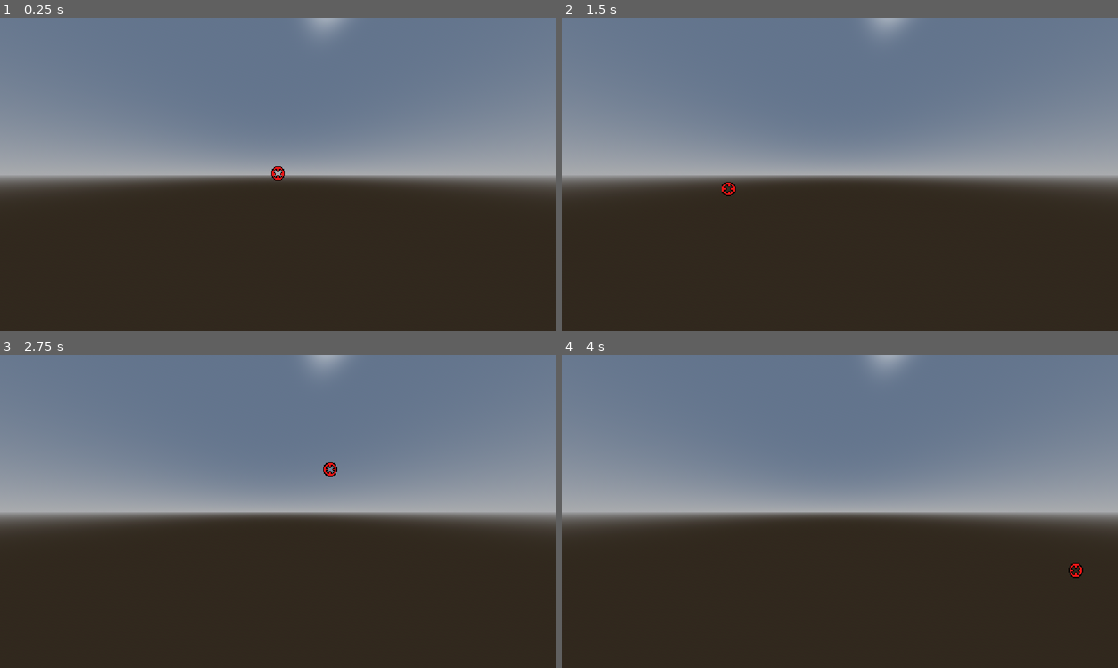
Above: before the commit, frames 1-4 (two rows, left to right).
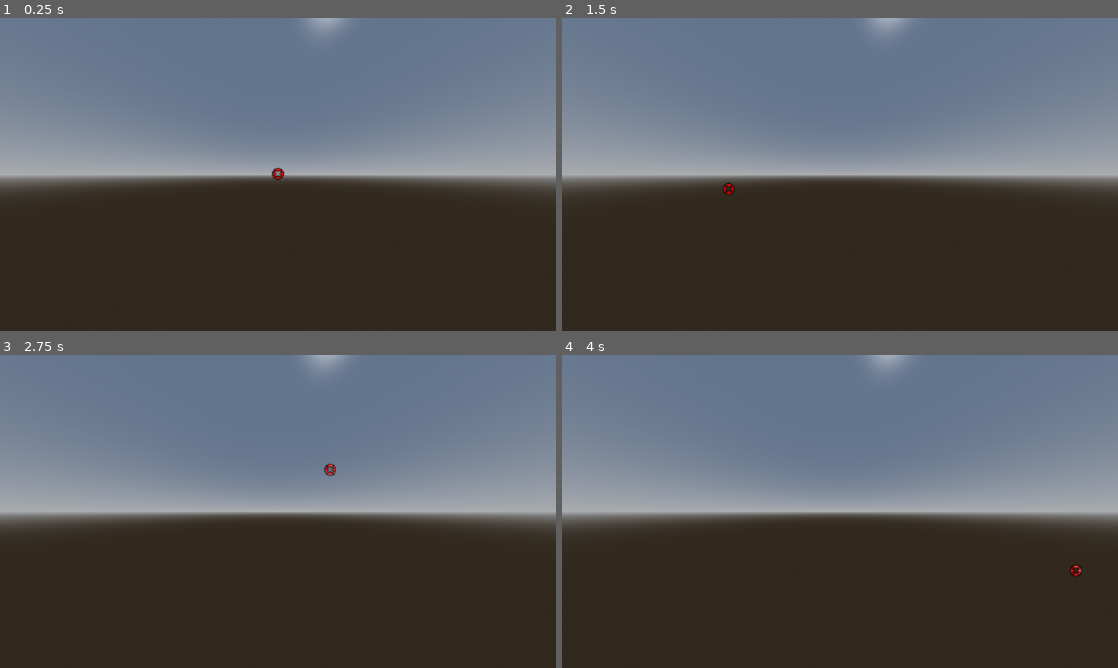
Above: after the commit, the same moments.

Repository: nugamestudioclub/dartuna
Game: Godot game, scene res://scenes/node_3d.tscn
Two runs of this game, one before a commit and one after it. Both use one fixed random seed, a clock stepped at 60 frames per second and the inputs below.
Inputs (mouse positions are in pixels of both pictures, inside the frame that each line leads up to):
- Up to frame 1 (0.25 s): no input
- Up to frame 2 (1.5 s): tap Enter at 0.5 s; move the mouse to (962, 158) at 0.52 s; press the mouse at (962, 158) at 0.53 s; move the mouse to (728, 190) at 1.27 s; release the mouse at (728, 190) at 1.28 s; click (728, 190) at 1.35 s
- Up to frame 3 (2.75 s): tap Space at 2 s; move the mouse to (333, 442) at 2.02 s; press the mouse at (333, 442) at 2.03 s
- Up to frame 4 (4 s): move the mouse to (812, 574) at 2.77 s; release the mouse at (812, 574) at 2.78 s; click (812, 574) at 2.85 s; tap Enter at 3.5 s; move the mouse to (1006, 558) at 3.52 s; press the mouse at (1006, 558) at 3.53 s

The runs differ from the first frame. In frame 1, less than 0.1% of the frame differs, in the area x 48-52%, y 47-52%; in frame 2, less than 0.1%; in frame 3, less than 0.1%, in the area x 58-61%, y 34-39%; in frame 4, less than 0.1%.

Commit message:
Working Animated Reticle
Probably a better way to do this but I made the original mesh instance transparent and set the animated sprite of the reticle to inside of it. If something isn't working in regards to physics it might be the invisible mesh instance used as a medium to move the animated sprite 3D.

Diff:
--- a/scenes/node_3d.tscn
+++ b/scenes/node_3d.tscn
@@ -2,6 +2,8 @@
 
 [ext_resource type="PackedScene" uid="uid://724ggrqjqmen" path="res://scenes/cam_handler.tscn" id="2_5t4e2"]
 [ext_resource type="Texture2D" uid="uid://5kuc8ch2bwre" path="res://assets/sprites/crosshair_for_dartuna-1.png.png" id="2_ns6u7"]
+[ext_resource type="Script" uid="uid://dhf6wxqx56lm2" path="res://scenes/reticle_mesh.gd" id="3_oqwcg"]
+[ext_resource type="Texture2D" uid="uid://bmss5k0eb6axk" path="res://assets/sprites/sprite_sheet_for_dartuna_crosshair.png" id="3_xvgsr"]
 
 [sub_resource type="ProceduralSkyMaterial" id="ProceduralSkyMaterial_ns6u7"]
 sky_horizon_color = Color(0.66224277, 0.6717428, 0.6867428, 1)
@@ -23,7 +25,373 @@
 disable_ambient_light = true
 disable_fog = true
 albedo_texture = ExtResource("2_ns6u7")
+albedo_texture_msdf = true
 texture_filter = 0
+
+[sub_resource type="AtlasTexture" id="AtlasTexture_a6664"]
+atlas = ExtResource("3_xvgsr")
+region = Rect2(0, 0, 32, 32)
+
+[sub_resource type="AtlasTexture" id="AtlasTexture_10v3s"]
+atlas = ExtResource("3_xvgsr")
+region = Rect2(32, 0, 32, 32)
+
+[sub_resource type="AtlasTexture" id="AtlasTexture_cptob"]
+atlas = ExtResource("3_xvgsr")
+region = Rect2(64, 0, 32, 32)
+
+[sub_resource type="AtlasTexture" id="AtlasTexture_b2yaj"]
+atlas = ExtResource("3_xvgsr")
+region = Rect2(96, 0, 32, 32)
+
+[sub_resource type="AtlasTexture" id="AtlasTexture_q712h"]
+atlas = ExtResource("3_xvgsr")
+region = Rect2(128, 0, 32, 32)
+
+[sub_resource type="AtlasTexture" id="AtlasTexture_1enmr"]
+atlas = ExtResource("3_xvgsr")
+region = Rect2(160, 0, 32, 32)
+
+[sub_resource type="AtlasTexture" id="AtlasTexture_aj7ea"]
+atlas = ExtResource("3_xvgsr")
+region = Rect2(192, 0, 32, 32)
+
+[sub_resource type="AtlasTexture" id="AtlasTexture_umdqk"]
+atlas = ExtResource("3_xvgsr")
+region = Rect2(0, 32, 32, 32)
+
+[sub_resource type="AtlasTexture" id="AtlasTexture_6l3rs"]
+atlas = ExtResource("3_xvgsr")
+region = Rect2(32, 32, 32, 32)
+
+[sub_resource type="AtlasTexture" id="AtlasTexture_2u1at"]
+atlas = ExtResource("3_xvgsr")
+region = Rect2(64, 32, 32, 32)
+
+[sub_resource type="AtlasTexture" id="AtlasTexture_dn2ro"]
+atlas = ExtResource("3_xvgsr")
+region = Rect2(96, 32, 32, 32)
+
+[sub_resource type="AtlasTexture" id="AtlasTexture_hup21"]
+atlas = ExtResource("3_xvgsr")
+region = Rect2(128, 32, 32, 32)
+
+[sub_resource type="AtlasTexture" id="AtlasTexture_4cwgp"]
+atlas = ExtResource("3_xvgsr")
+region = Rect2(160, 32, 32, 32)
+
+[sub_resource type="AtlasTexture" id="AtlasTexture_dvicb"]
+atlas = ExtResource("3_xvgsr")
+region = Rect2(192, 32, 32, 32)
+
+[sub_resource type="AtlasTexture" id="AtlasTexture_bvueo"]
+atlas = ExtResource("3_xvgsr")
+region = Rect2(0, 64, 32, 32)
+
+[sub_resource type="AtlasTexture" id="AtlasTexture_d7w74"]
+atlas = ExtResource("3_xvgsr")
+region = Rect2(32, 64, 32, 32)
+
+[sub_resource type="AtlasTexture" id="AtlasTexture_0814m"]
+atlas = ExtResource("3_xvgsr")
+region = Rect2(64, 64, 32, 32)
+
+[sub_resource type="AtlasTexture" id="AtlasTexture_yagcb"]
+atlas = ExtResource("3_xvgsr")
+region = Rect2(96, 64, 32, 32)
+
+[sub_resource type="AtlasTexture" id="AtlasTexture_bnfrd"]
+atlas = ExtResource("3_xvgsr")
+region = Rect2(128, 64, 32, 32)
+
+[sub_resource type="AtlasTexture" id="AtlasTexture_05pwu"]
+atlas = ExtResource("3_xvgsr")
+region = Rect2(160, 64, 32, 32)
+
+[sub_resource type="AtlasTexture" id="AtlasTexture_lr7et"]
+atlas = ExtResource("3_xvgsr")
+region = Rect2(192, 64, 32, 32)
+
+[sub_resource type="AtlasTexture" id="AtlasTexture_pyrfw"]
+atlas = ExtResource("3_xvgsr")
+region = Rect2(0, 96, 32, 32)
+
+[sub_resource type="AtlasTexture" id="AtlasTexture_oliio"]
+atlas = ExtResource("3_xvgsr")
+region = Rect2(32, 96, 32, 32)
+
+[sub_resource type="AtlasTexture" id="AtlasTexture_7sl08"]
+atlas = ExtResource("3_xvgsr")
+region = Rect2(64, 96, 32, 32)
+
+[sub_resource type="AtlasTexture" id="AtlasTexture_r06vm"]
+atlas = ExtResource("3_xvgsr")
+region = Rect2(96, 96, 32, 32)
+
+[sub_resource type="AtlasTexture" id="AtlasTexture_sq23n"]
+atlas = ExtResource("3_xvgsr")
+region = Rect2(128, 96, 32, 32)
+
+[sub_resource type="AtlasTexture" id="AtlasTexture_n5nrx"]
+atlas = ExtResource("3_xvgsr")
+region = Rect2(160, 96, 32, 32)
+
+[sub_resource type="AtlasTexture" id="AtlasTexture_xip8t"]
+atlas = ExtResource("3_xvgsr")
+region = Rect2(192, 96, 32, 32)
+
+[sub_resource type="AtlasTexture" id="AtlasTexture_mds1h"]
+atlas = ExtResource("3_xvgsr")
+region = Rect2(0, 128, 32, 32)
+
+[sub_resource type="AtlasTexture" id="AtlasTexture_dl4ih"]
+atlas = ExtResource("3_xvgsr")
+region = Rect2(32, 128, 32, 32)
+
+[sub_resource type="AtlasTexture" id="AtlasTexture_h0k7y"]
+atlas = ExtResource("3_xvgsr")
+region = Rect2(64, 128, 32, 32)
+
+[sub_resource type="AtlasTexture" id="AtlasTexture_o0lcr"]
+atlas = ExtResource("3_xvgsr")
+region = Rect2(96, 128, 32, 32)
+
+[sub_resource type="AtlasTexture" id="AtlasTexture_0am6y"]
+atlas = ExtResource("3_xvgsr")
+region = Rect2(128, 128, 32, 32)
+
+[sub_resource type="AtlasTexture" id="AtlasTexture_f7cgs"]
+atlas = ExtResource("3_xvgsr")
+region = Rect2(160, 128, 32, 32)
+
+[sub_resource type="AtlasTexture" id="AtlasTexture_38qtx"]
+atlas = ExtResource("3_xvgsr")
+region = Rect2(192, 128, 32, 32)
+
+[sub_resource type="AtlasTexture" id="AtlasTexture_7txqa"]
+atlas = ExtResource("3_xvgsr")
+region = Rect2(0, 160, 32, 32)
+
+[sub_resource type="AtlasTexture" id="AtlasTexture_xg6iw"]
+atlas = ExtResource("3_xvgsr")
+region = Rect2(32, 160, 32, 32)
+
+[sub_resource type="AtlasTexture" id="AtlasTexture_vgqi7"]
+atlas = ExtResource("3_xvgsr")
+region = Rect2(64, 160, 32, 32)
+
+[sub_resource type="AtlasTexture" id="AtlasTexture_aqek6"]
+atlas = ExtResource("3_xvgsr")
+region = Rect2(96, 160, 32, 32)
+
+[sub_resource type="AtlasTexture" id="AtlasTexture_1pifx"]
+atlas = ExtResource("3_xvgsr")
+region = Rect2(128, 160, 32, 32)
+
+[sub_resource type="AtlasTexture" id="AtlasTexture_2jfy4"]
+atlas = ExtResource("3_xvgsr")
+region = Rect2(160, 160, 32, 32)
+
+[sub_resource type="AtlasTexture" id="AtlasTexture_f04r2"]
+atlas = ExtResource("3_xvgsr")
+region = Rect2(192, 160, 32, 32)
+
+[sub_resource type="AtlasTexture" id="AtlasTexture_sqvvp"]
+atlas = ExtResource("3_xvgsr")
+region = Rect2(0, 192, 32, 32)
+
+[sub_resource type="AtlasTexture" id="AtlasTexture_v76y2"]
+atlas = ExtResource("3_xvgsr")
+region = Rect2(32, 192, 32, 32)
+
+[sub_resource type="AtlasTexture" id="AtlasTexture_w7g4v"]
+atlas = ExtResource("3_xvgsr")
+region = Rect2(64, 192, 32, 32)
+
+[sub_resource type="AtlasTexture" id="AtlasTexture_48oo0"]
+atlas = ExtResource("3_xvgsr")
+region = Rect2(96, 192, 32, 32)
+
+[sub_resource type="AtlasTexture" id="AtlasTexture_bsjx5"]
+atlas = ExtResource("3_xvgsr")
+region = Rect2(128, 192, 32, 32)
+
+[sub_resource type="AtlasTexture" id="AtlasTexture_c5v56"]
+atlas = ExtResource("3_xvgsr")
+region = Rect2(160, 192, 32, 32)
+
+[sub_resource type="AtlasTexture" id="AtlasTexture_anb8k"]
+atlas = ExtResource("3_xvgsr")
+region = Rect2(192, 192, 32, 32)
+
+[sub_resource type="AtlasTexture" id="AtlasTexture_2rdrn"]
+atlas = ExtResource("3_xvgsr")
+region = Rect2(0, 224, 32, 32)
+
+[sub_resource type="AtlasTexture" id="AtlasTexture_cwabe"]
+atlas = ExtResource("3_xvgsr")
+region = Rect2(32, 224, 32, 32)
+
+[sub_resource type="SpriteFrames" id="SpriteFrames_qn0bo"]
+animations = [{
+"frames": [{
+"duration": 1.0,
+"texture": SubResource("AtlasTexture_a6664")
+}, {
+"duration": 1.0,
+"texture": SubResource("AtlasTexture_10v3s")
+}, {
+"duration": 1.0,
+"texture": SubResource("AtlasTexture_cptob")
+}, {
+"duration": 1.0,
+"texture": SubResource("AtlasTexture_b2yaj")
+}, {
+"duration": 1.0,
+"texture": SubResource("AtlasTexture_q712h")
+}, {
+"duration": 1.0,
+"texture": SubResource("AtlasTexture_1enmr")
+}, {
+"duration": 1.0,
+"texture": SubResource("AtlasTexture_aj7ea")
+}, {
+"duration": 1.0,
+"texture": SubResource("AtlasTexture_umdqk")
+}, {
+"duration": 1.0,
+"texture": SubResource("AtlasTexture_6l3rs")
+}, {
+"duration": 1.0,
+"texture": SubResource("AtlasTexture_2u1at")
+}, {
+"duration": 1.0,
+"texture": SubResource("AtlasTexture_dn2ro")
+}, {
+"duration": 1.0,
+"texture": SubResource("AtlasTexture_hup21")
+}, {
+"duration": 1.0,
+"texture": SubResource("AtlasTexture_4cwgp")
+}, {
+"duration": 1.0,
+"texture": SubResource("AtlasTexture_dvicb")
+}, {
+"duration": 1.0,
+"texture": SubResource("AtlasTexture_bvueo")
+}, {
+"duration": 1.0,
+"texture": SubResource("AtlasTexture_d7w74")
+}, {
+"duration": 1.0,
+"texture": SubResource("AtlasTexture_0814m")
+}, {
+"duration": 1.0,
+"texture": SubResource("AtlasTexture_yagcb")
+}, {
+"duration": 1.0,
+"texture": SubResource("AtlasTexture_bnfrd")
+}, {
+"duration": 1.0,
+"texture": SubResource("AtlasTexture_05pwu")
+}, {
+"duration": 1.0,
+"texture": SubResource("AtlasTexture_lr7et")
+}, {
+"duration": 1.0,
+"texture": SubResource("AtlasTexture_pyrfw")
+}, {
+"duration": 1.0,
+"texture": SubResource("AtlasTexture_oliio")
+}, {
+"duration": 1.0,
+"texture": SubResource("AtlasTexture_7sl08")
+}, {
+"duration": 1.0,
+"texture": SubResource("AtlasTexture_r06vm")
+}, {
+"duration": 1.0,
+"texture": SubResource("AtlasTexture_sq23n")
+}, {
+"duration": 1.0,
+"texture": SubResource("AtlasTexture_n5nrx")
+}, {
+"duration": 1.0,
+"texture": SubResource("AtlasTexture_xip8t")
+}, {
+"duration": 1.0,
+"texture": SubResource("AtlasTexture_mds1h")
+}, {
+"duration": 1.0,
+"texture": SubResource("AtlasTexture_dl4ih")
+}, {
+"duration": 1.0,
+"texture": SubResource("AtlasTexture_h0k7y")
+}, {
+"duration": 1.0,
+"texture": SubResource("AtlasTexture_o0lcr")
+}, {
+"duration": 1.0,
+"texture": SubResource("AtlasTexture_0am6y")
+}, {
+"duration": 1.0,
+"texture": SubResource("AtlasTexture_f7cgs")
+}, {
+"duration": 1.0,
+"texture": SubResource("AtlasTexture_38qtx")
+}, {
+"duration": 1.0,
+"texture": SubResource("AtlasTexture_7txqa")
+}, {
+"duration": 1.0,
+"texture": SubResource("AtlasTexture_xg6iw")
+}, {
+"duration": 1.0,
+"texture": SubResource("AtlasTexture_vgqi7")
+}, {
+"duration": 1.0,
+"texture": SubResource("AtlasTexture_aqek6")
+}, {
+"duration": 1.0,
+"texture": SubResource("AtlasTexture_1pifx")
+}, {
+"duration": 1.0,
+"texture": SubResource("AtlasTexture_2jfy4")
+}, {
+"duration": 1.0,
+"texture": SubResource("AtlasTexture_f04r2")
+}, {
+"duration": 1.0,
+"texture": SubResource("AtlasTexture_sqvvp")
+}, {
+"duration": 1.0,
+"texture": SubResource("AtlasTexture_v76y2")
+}, {
+"duration": 1.0,
+"texture": SubResource("AtlasTexture_w7g4v")
+}, {
+"duration": 1.0,
+"texture": SubResource("AtlasTexture_48oo0")
+}, {
+"duration": 1.0,
+"texture": SubResource("AtlasTexture_bsjx5")
+}, {
+"duration": 1.0,
+"texture": SubResource("AtlasTexture_c5v56")
+}, {
+"duration": 1.0,
+"texture": SubResource("AtlasTexture_anb8k")
+}, {
+"duration": 1.0,
+"texture": SubResource("AtlasTexture_2rdrn")
+}, {
+"duration": 1.0,
+"texture": SubResource("AtlasTexture_cwabe")
+}],
+"loop": 1,
+"name": &"default",
+"speed": 17.0
+}]
 
 [sub_resource type="BoxShape3D" id="BoxShape3D_tyffc"]
 size = Vector3(38.774353, 1, 19.132324)
@@ -44,6 +412,11 @@
 transform = Transform3D(1, 0, 0, 0, 1, 0, 0, 0, 1, 0, 6.22733, -2.9166527)
 mesh = SubResource("QuadMesh_ptxhn")
 surface_material_override/0 = SubResource("StandardMaterial3D_tyffc")
+script = ExtResource("3_oqwcg")
+
+[node name="Animated_Reticle" type="AnimatedSprite3D" parent="ReticleMesh" unique_id=310217351]
+transform = Transform3D(5, 0, 0, 0, 5, 0, 0, 0, 5, 0, 1.9613008, 5.321804)
+sprite_frames = SubResource("SpriteFrames_qn0bo")
 
 [node name="StaticBody3D" type="StaticBody3D" parent="." unique_id=1301393788]
 transform = Transform3D(1, 0, 0, 0, -4.371139e-08, 1, 0, -1, -4.371139e-08, 0, 0, -4)
--- /dev/null
+++ b/scenes/reticle_mesh.gd
@@ -0,0 +1,13 @@
+extends MeshInstance3D
+@onready var animReticle:=$Animated_Reticle
+# Called every frame. 'delta' is the elapsed time since the previous frame.
+func _physics_process(delta: float) -> void:
+	if(Input.is_action_pressed("on_mouse_pressed")):
+		#If the animation is not already playing plays it
+		if(animReticle.is_playing()==false):
+			animReticle.play()
+	#resets to frame 0 on release
+	else:
+		animReticle.set_frame_and_progress(0,0.0)
+	#Uses the invisible mesh instances position and sets it equal to its own
+	animReticle.position=position
Binary file removed: assets/sprites/crosshair_for_dartuna.png
Binary file added: assets/sprites/sprite_sheet_for_dartuna_crosshair.png
Not shown, changed: assets/sprites/sprite_sheet_for_dartuna_crosshair.png.import
Binary file removed: crosshair_for_dartuna-1.png.png
Not shown, removed: crosshair_for_dartuna-1.png.png.import
Binary file removed: crosshair_for_dartuna_anim.png
Not shown, removed: crosshair_for_dartuna_anim.png.import
Not shown, added: scenes/reticle_mesh.gd.uid
Not shown, added: assets/sprites/sprite_sheet_for_dartuna_crosshair.png676375612.tmp
